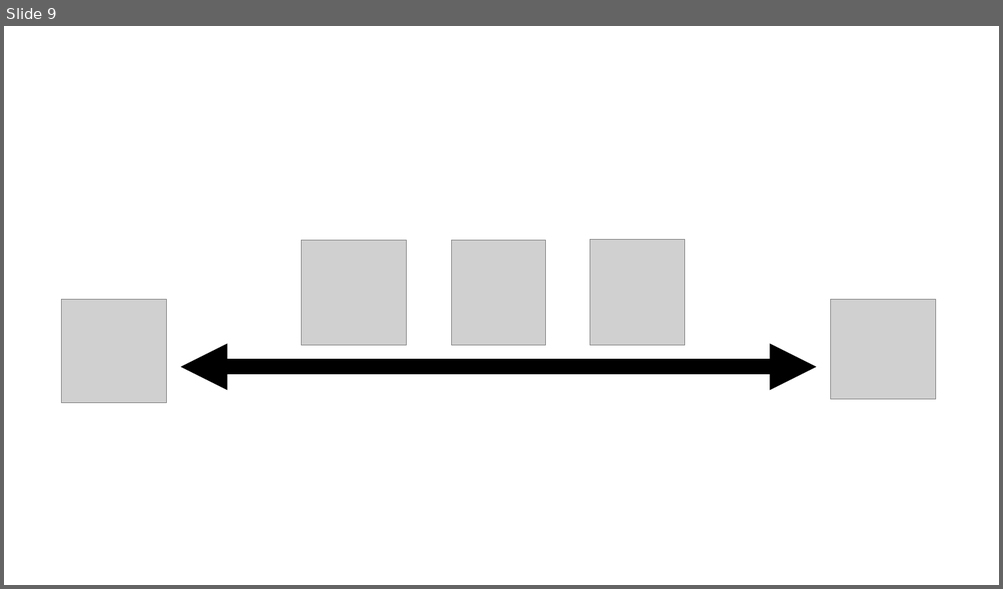
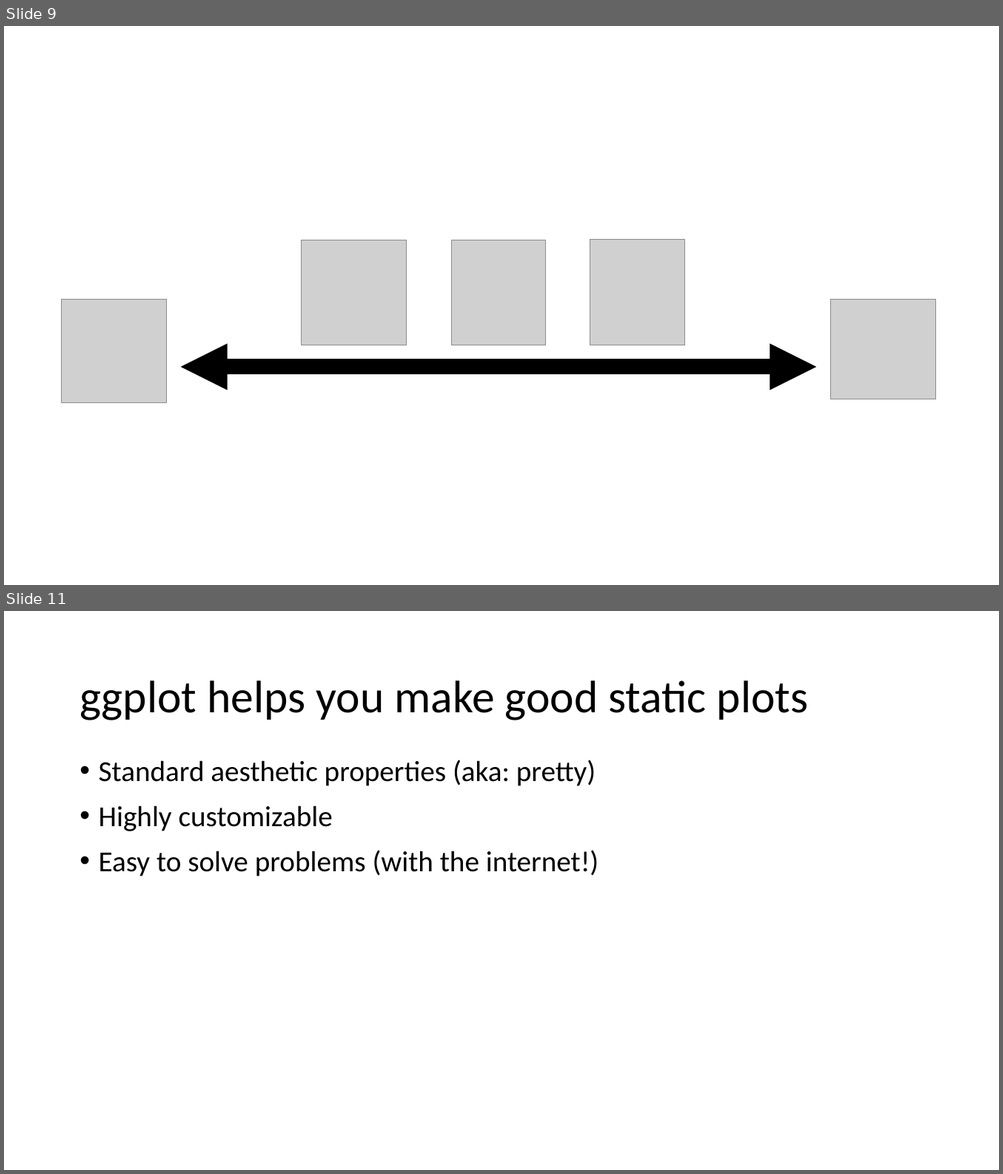
Before and after one commit to wynhsu/intro_to_r, a slide deck: class_3_4.pptx. Shown one above the other, each under a label of ours: slide 9 before the commit, slides 9 and 11 after it; the slides between them are not shown. The pictures are 1003x589 and 1003x1174 pixels, drawn with LibreOffice and Linux fonts; fonts in the diff are those of the drawing; grey boxes stand for pictures. Boxes give left, top, right and bottom in pixels: in the first picture for what was removed or moved away, otherwise in the second. Text is boxed around its words. In the diff, an @@ line names an element or a change of style, - is before the commit and + after.

Commit message:
rename workflow folder, clarify ggplot exercise, touch up powerpoint

```diff
--- a/class_3_4.pptx
+++ b/class_3_4.pptx
@@ slide 11 added at (4, 611, 999, 1170), background #FFFFFF @@
@@ title added at (79, 681, 808, 721), 44 pt, text #000000 @@
+ggplot helps you make good static plots
@@ text added at (99, 760, 599, 877), 28 pt, text #000000 @@
+• Standard aesthetic properties (aka: pretty)
+• Highly customizable
+• Easy to solve problems (with the internet!)
```
Also in this commit, not shown: 4 slides changed, 1 slide removed, 10 other files.
